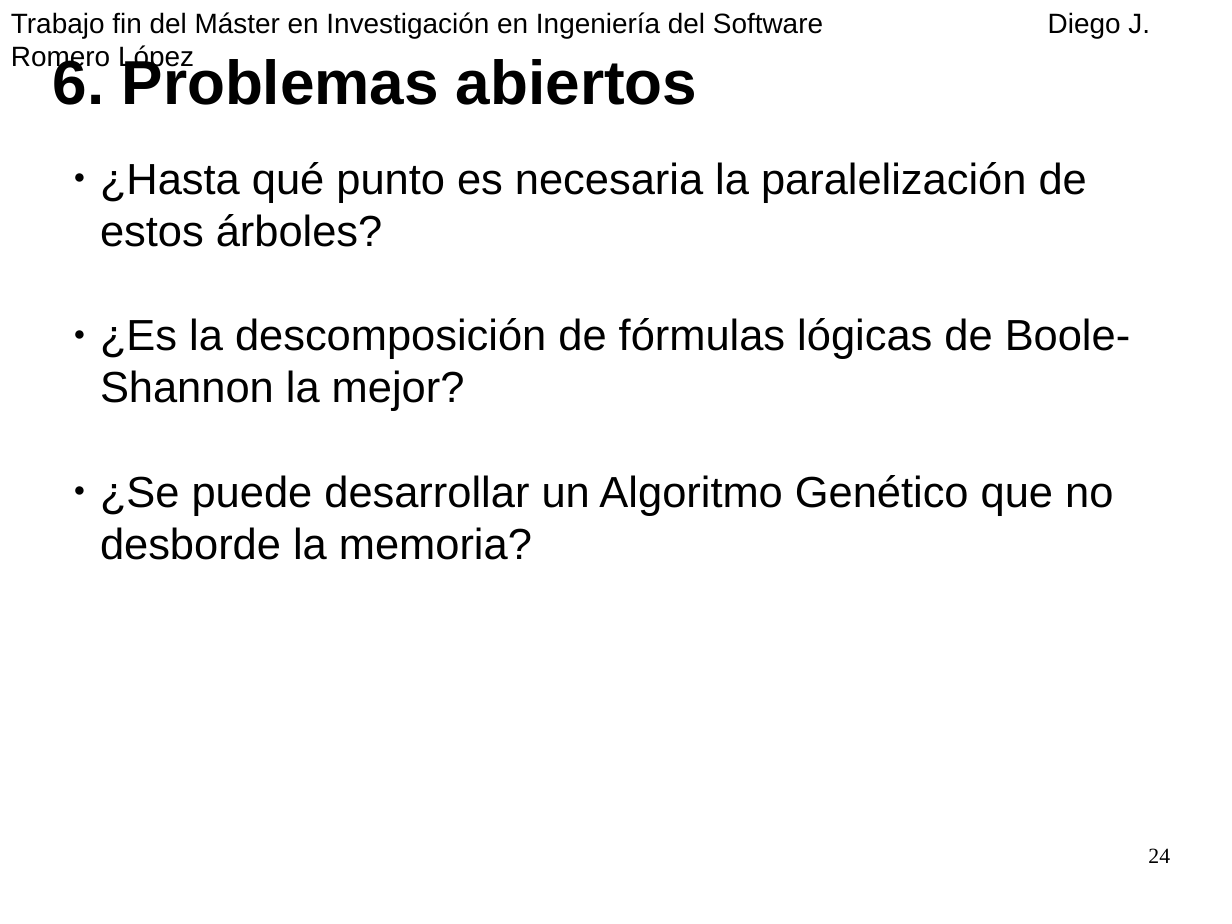
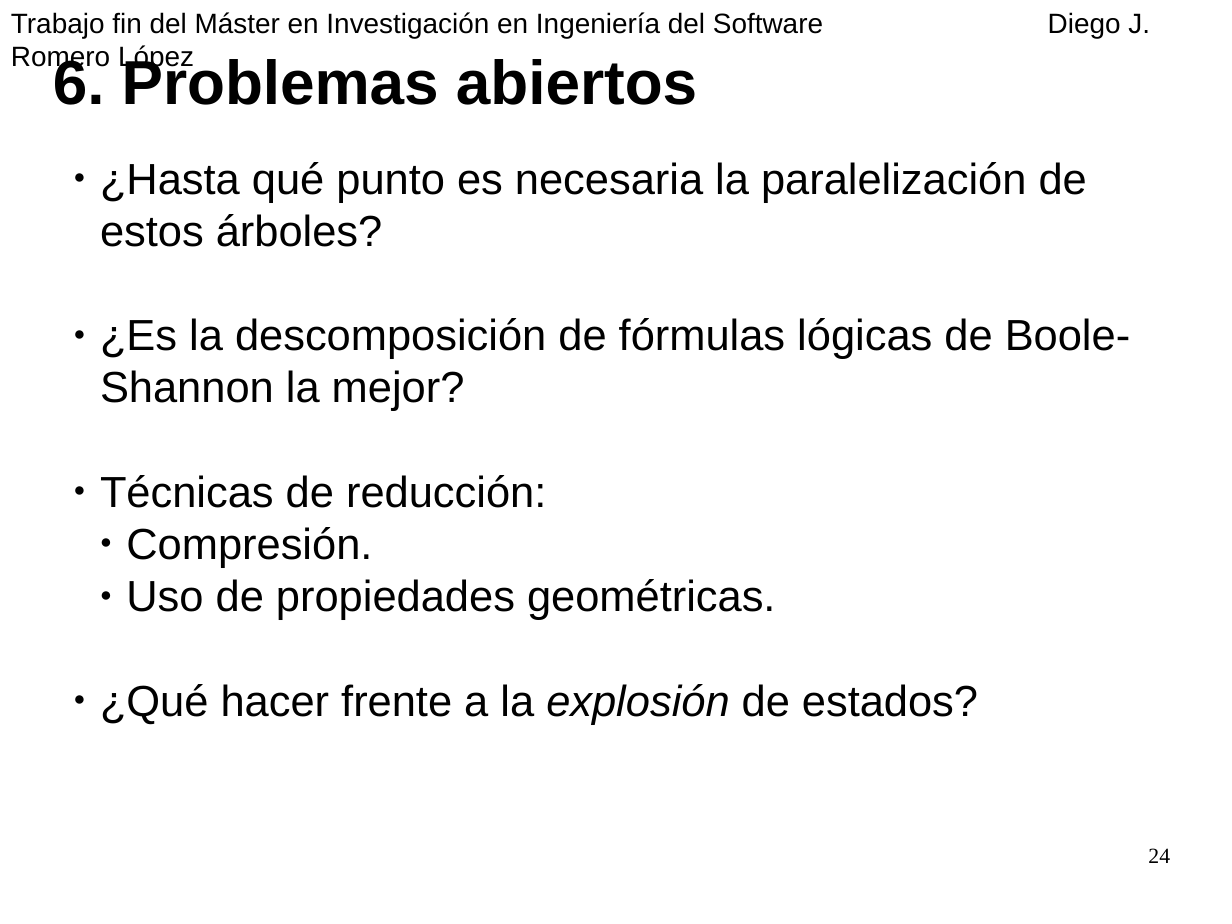
Before and after one commit to diegojromerolopez/djbdd, a slide deck: slide 24 of doc/presentacion.odp. Drawn at 1232x924 pixels with LibreOffice and Linux fonts; fonts in the diff are those of the drawing. Boxes give left, top, right and bottom in pixels: in the first picture for what was removed or moved away, otherwise in the second. Text is boxed around its words. In the diff, an @@ line names an element or a change of style, - is before the commit and + after.

```diff
--- a/doc/presentacion.odp
+++ b/doc/presentacion.odp
@@ text at [100,475,978,725]: text changed @@
-● ¿Se puede desarrollar un Algoritmo Genético que no desborde la memoria?
+● Técnicas de reducción:
+  ● Compresión.
+  ● Uso de propiedades geométricas.
+● ¿Qué hacer frente a la explosión de estados?
```
Also in this commit, not shown: 1 other slide changed, 3 other files.
